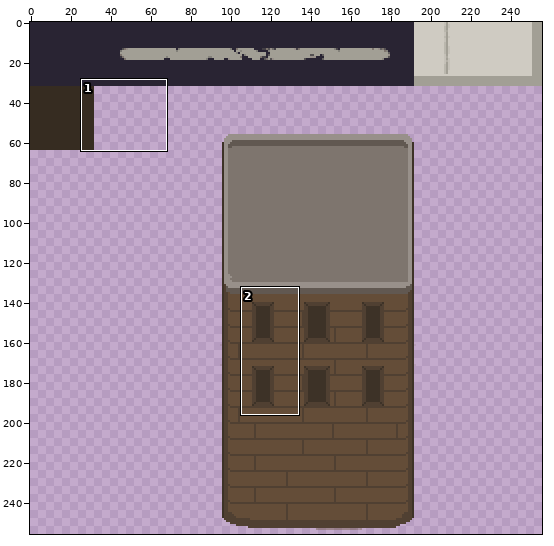
Two states of a sprite sheet, assets/overworld/city_tiles.png. Above: a wide view before the commit, with the close-up outlined.
Close-up. First the earlier version:
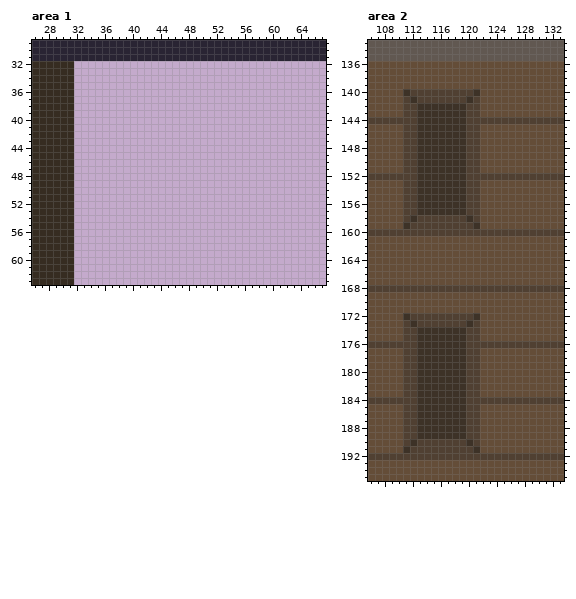
The file is 256x256 pixels. Pixels under 10% opacity are left out. Colours within 5 levels of each other are drawn and written as one. Shown: area 1: x 26..67, y 29..63; area 2: x 106..133, y 133..195. The commit also changed other parts of the picture, which this record leaves out.
New version:
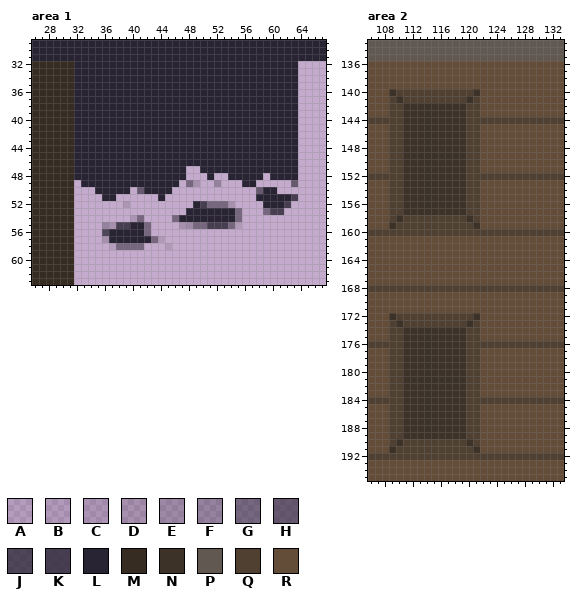
Palette (. is transparent): A #2924331a  B #29243320  C #29243328  D #29243332  E #29243340  F #2924334d  G #29243380  H #2924339b  J #292433bf  K #292433cd  L #292433  M #362c21  N #3d3227  P #615851  Q #504032  R #644d38
Change:
Changed rows in their new state; - is an unchanged pixel.
Area 1:
first column x 32:
32 LLLLLLLLLLLLLLLLLLLLLLLLLLLLLLLL
33 LLLLLLLLLLLLLLLLLLLLLLLLLLLLLLLL
34 LLLLLLLLLLLLLLLLLLLLLLLLLLLLLLLL
35 LLLLLLLLLLLLLLLLLLLLLLLLLLLLLLLL
36 LLLLLLLLLLLLLLLLLLLLLLLLLLLLLLLL
37 LLLLLLLLLLLLLLLLLLLLLLLLLLLLLLLL
38 LLLLLLLLLLLLLLLLLLLLLLLLLLLLLLLL
39 LLLLLLLLLLLLLLLLLLLLLLLLLLLLLLLL
40 LLLLLLLLLLLLLLLLLLLLLLLLLLLLLLLL
41 LLLLLLLLLLLLLLLLLLLLLLLLLLLLLLLL
42 LLLLLLLLLLLLLLLLLLLLLLLLLLLLLLLL
43 LLLLLLLLLLLLLLLLLLLLLLLLLLLLLLLL
44 LLLLLLLLLLLLLLLLLLLLLLLLLLLLLLLL
45 LLLLLLLLLLLLLLLLLLLLLLLLLLLLLLLL
46 LLLLLLLLLLLLLLLLLLLLLLLLLLLLLLLL
47 LLLLLLLLLLLLLLLL--LLLLLLLLLLLLLL
48 LLLLLLLLLLLLLLLL---L--LLLLL-LLLL
49 -LLLLLLLLLLLLLL-GD--F---LL-----H
50 ---LLLLL-HLLLL------------HLL---
51 ----LL------L-------------LLLLLK
52 -------C---------LKGGGD----LLLK-
53 ----------------LLLLLLLG---GKK--
54 --------CG----GLLLLLLLLG--------
55 ----FDKKLLG----DEGGKKKGB--------
56 ----JLLLLLG---------------------
57 ----DLLLLLLGB-------------------
58 -----AGGGG---B------------------
Area 2:
first column x 109:
140 NQQ-
141 QN-Q
142 QQNN
143 QQNN
144 --NN
145 QQNN
146 QQNN
147 QQNN
148 QQNN
149 QQNN
150 QQNN
151 QQNN
152 --NN
153 QQNN
154 QQNN
155 QQNN
156 QQNN
157 QQNN
158 QN-Q
159 NQQ-
first column x 109:
172 NQQ-
173 QN-Q
174 QQNN
175 QQNN
176 --NN
177 QQNN
178 QQNN
179 QQNN
180 QQNN
181 QQNN
182 QQNN
183 QQNN
184 --NN
185 QQNN
186 QQNN
187 QQNN
188 QQNN
189 QQNN
190 QN-Q
191 NQQ-
Changed places in both close-ups, as pixel boxes (x1, y1, x2, y2):
added: (74, 61, 298, 250)
changed: (389, 89, 417, 229)
changed: (389, 313, 417, 453)
